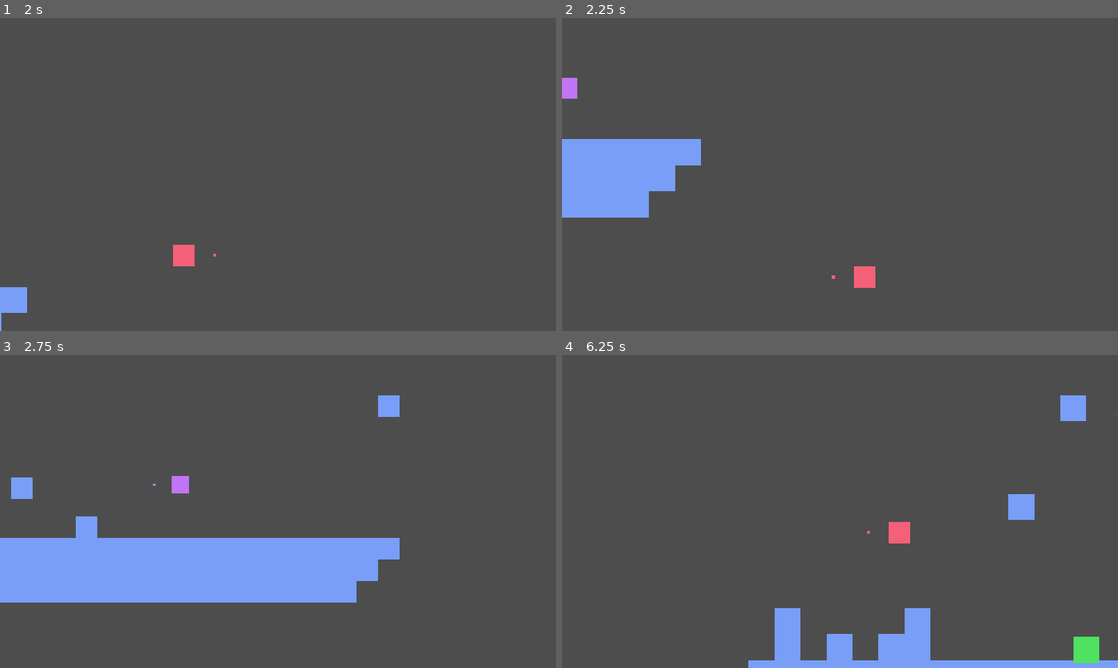
Above: before the commit, frames 1-4 (two rows, left to right).
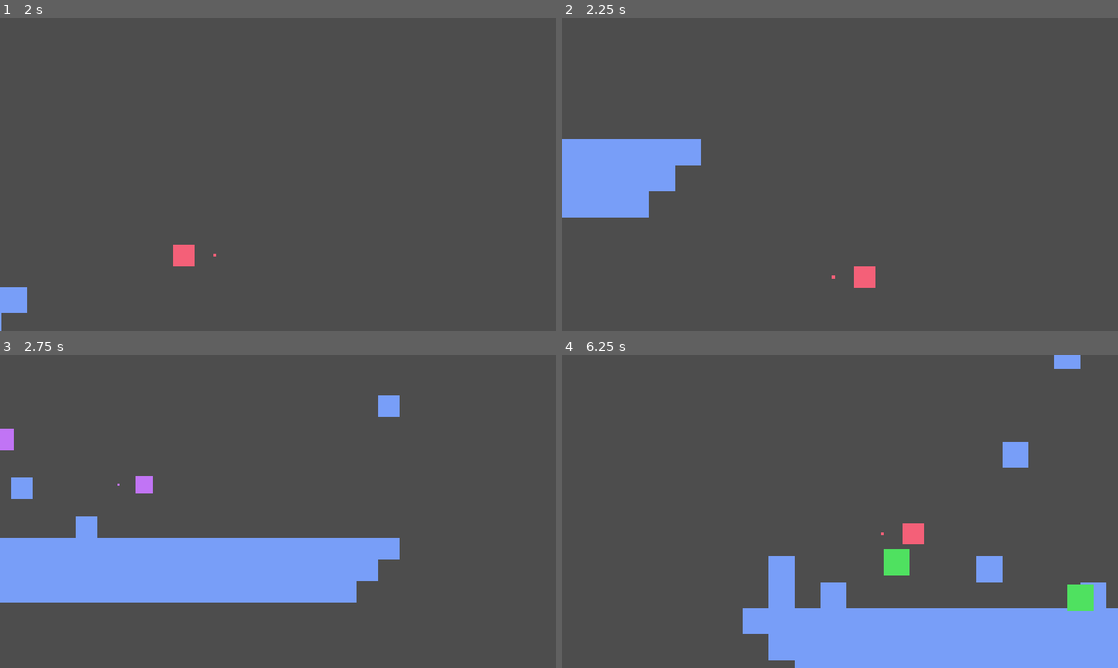
Above: after the commit, the same moments.

Repository: itsMapleLeaf/tfbg
Game: Godot game, scene res://game/game.tscn
Two runs of this game, one before a commit and one after it. Both use one fixed random seed, a clock stepped at 60 frames per second and the inputs below.
Inputs:
- Up to frame 1 (2 s): hold X (grab) 0.53-1.28 s; hold Right (right) from 0.53 s (still down); tap Z (jump) at 0.77, 0.8, 1.07, 1.35, 1.52, 1.82 s; tap X (grab) at 1.55 s
- Up to frame 2 (2.25 s): release Right (right) at 2.03 s; hold Left (left) from 2.03 s (still down); hold X (grab) from 2.03 s (still down)
- Up to frame 3 (2.75 s): keep holding Left (left); keep holding X (grab); tap Z (jump) at 2.3 s
- Up to frame 4 (6.25 s): release Left (left) at 2.78 s; release X (grab) at 2.78 s; hold Right (right) 2.78-4.28 s; tap X (grab) at 2.85, 4.35, 6.05 s; tap Z (jump) at 3.02, 3.32, 4.52, 4.82, 5.3, 5.85, 6.02 s; hold Z (jump) 3.53-4.28 s; hold Left (left) 4.28-5.03 s; hold Right (right) 5.03-5.78 s; hold X (grab) 5.03-5.78 s; hold Left (left) from 5.78 s (still down)

Frame 1 is identical in both runs. In frame 2, 0.2% of the frame differs, in the area x 0-3%, y 19-26%; in frame 3, 0.5%; in frame 4, 13%, in the area x 32-100%, y 0-100%.

Commit message:
less instantaneous movement changes

Diff:
--- a/player/robot_player_controller.gd
+++ b/player/robot_player_controller.gd
@@ -6,16 +6,21 @@
 
 func _ready():
 	call_deferred("_run_random_loop", 0.5, 3, player.jump)
+	call_deferred("_run_movement_loop")
 	call_deferred("_run_decision_loop")
 
-func _process(delta: float):
-	# danger scenario: we're falling towards a player with a block and have no extra jumps to dodge it
-	_avoid_falling_towards_grabbing_player_without_jumps()
+func _run_movement_loop():
+	while true:
+		# danger scenario: we're falling towards a player with a block and have no extra jumps to dodge it
+		_avoid_falling_towards_grabbing_player_without_jumps()
 
-	if player.global_position.x < -15 * 50 and player.movement < 0:
-		player.set_movement(1)
-	if player.global_position.x > 15 * 50 and player.movement > 0:
-		player.set_movement(-1)
+		if player.global_position.x < -13 * 50 and player.movement < 0:
+			player.set_movement(1)
+		if player.global_position.x > 13 * 50 and player.movement > 0:
+			player.set_movement(-1)
+
+		await _random_timer(0.1, 0.3).timeout
+
 
 func _run_decision_loop():
 	while true:
